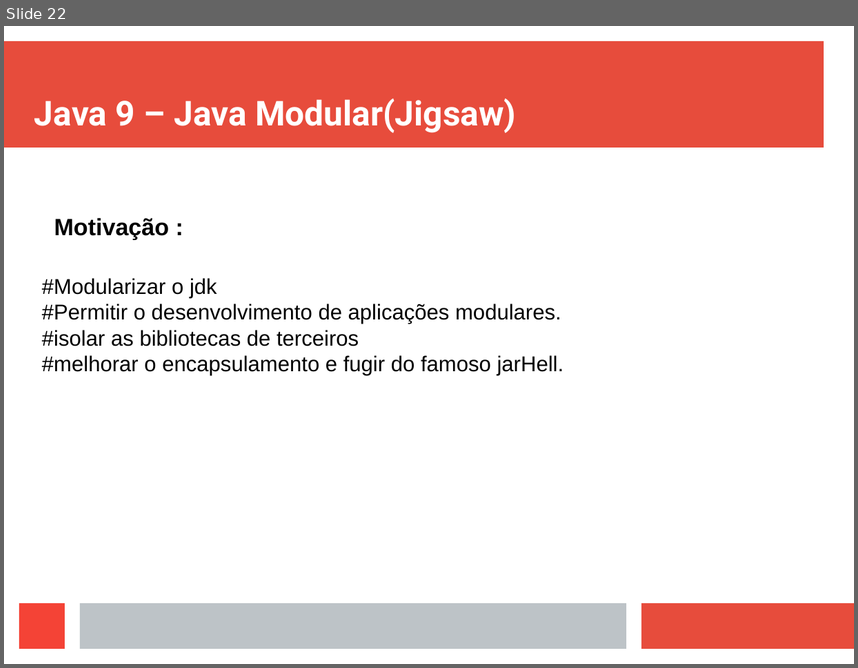
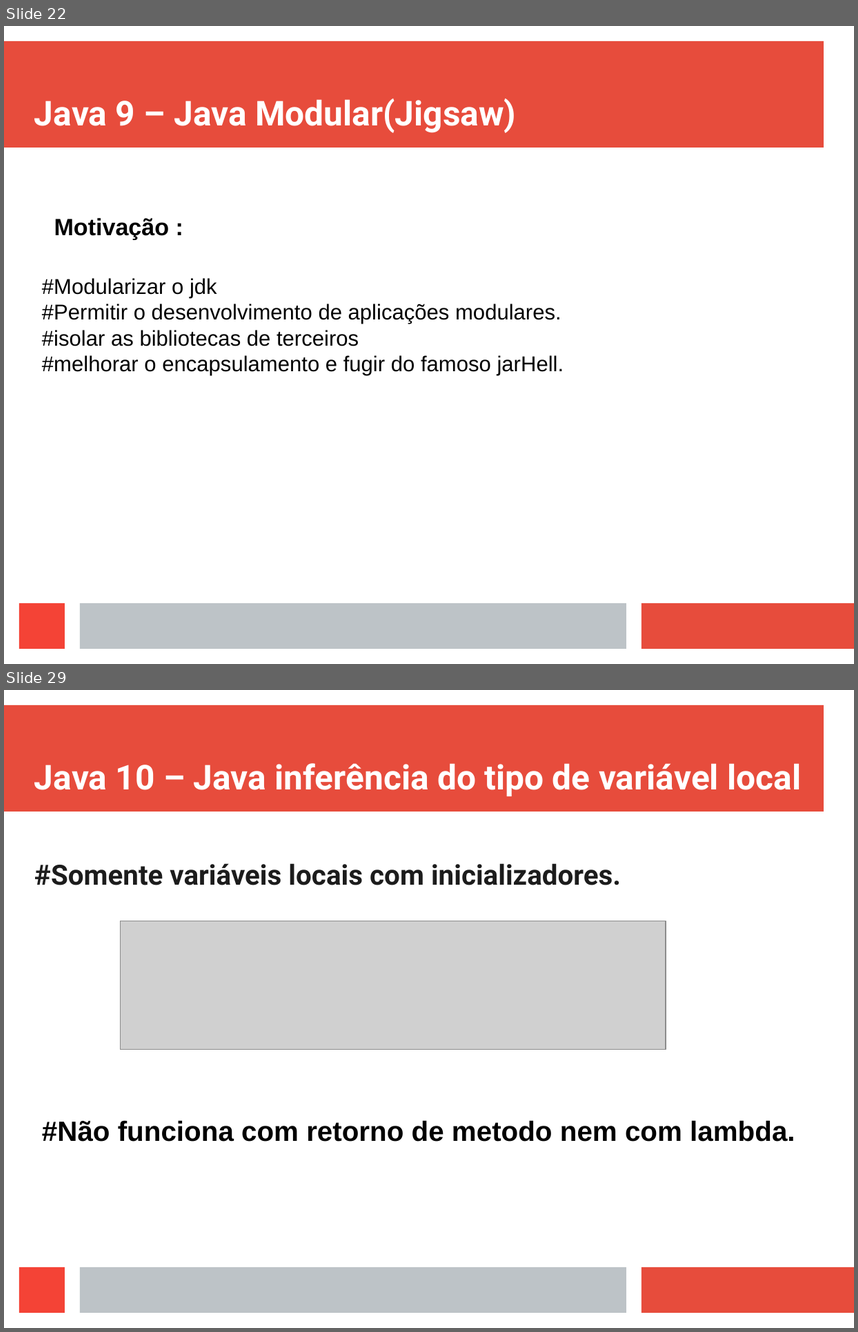
Before and after one commit to viniciusFortti/test, a slide deck: Apresentação/ApresentaçãoTerceiraSemana.odp. Shown one above the other, each under a label of ours: slide 22 before the commit, slides 22 and 29 after it; the slides between them are not shown. The pictures are 858x668 and 858x1332 pixels, drawn with LibreOffice and Linux fonts; fonts in the diff are those of the drawing; grey boxes stand for pictures. Boxes give left, top, right and bottom in pixels: in the first picture for what was removed or moved away, otherwise in the second. Text is boxed around its words. In the diff, an @@ line names an element or a change of style, - is before the commit and + after.

```diff
--- a/Apresentação/ApresentaçãoTerceiraSemana.odp
+++ b/Apresentação/ApresentaçãoTerceiraSemana.odp
@@ slide 29 added at box(4, 690, 854, 1328), background #FFFFFF; not listed: 4 template elements that a slide beside it also shows @@
@@ title added at box(34, 763, 801, 796), 32 pt, text #FFFFFF, bold @@
+Java 10 – Java inferência do tipo de variável local
@@ text added at box(34, 863, 621, 885), 26 pt, text #1C1C1C, bold @@
+#Somente variáveis locais com inicializadores.
@@ picture added at box(121, 920, 666, 1049) @@
@@ text added at box(42, 1120, 795, 1141), 26 pt, text #000000, bold @@
+#Não funciona com retorno de metodo nem com lambda.
```
Also in this commit, not shown: 11 other slides added, 3 other files.
